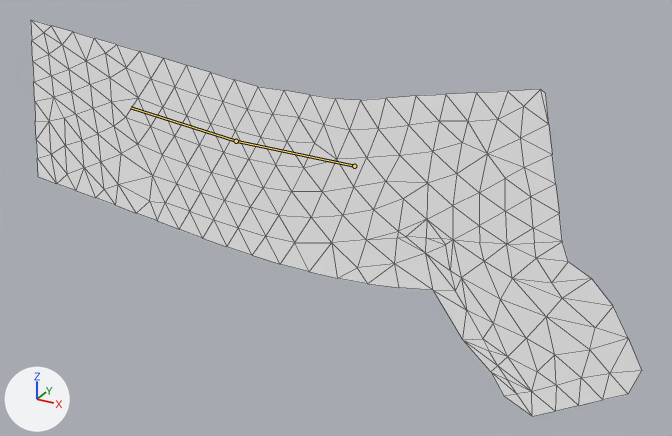
The glTF model AssetsSource/character/DollSkeleton.glb: old version first, new version second.
Rendered twice from a 50 mm lens placed at (0.8, -3.14, 4.84), pointed at (-0.96, 0.08, 3.23). Lighting does not change. The marker at lower left points along +X, +Y and +Z. Both versions are drawn at frame 32 of the action 'Shove'; the numbers are the values there. The bones that change are drawn over the model as lines. Mesh edges are drawn as thin lines.

In view in the first picture: 'penisEquine.png'.
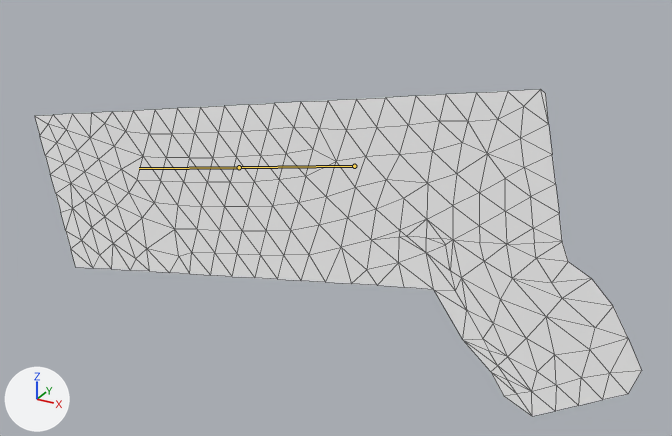
Changed parts and their boxes [x1, y1, x2, y2] in the pictures (672 x 436 px):
'penisEquine.png', posed (17% shorter)
    before: [31, 20, 642, 416]
    after: [35, 89, 642, 416]
bone 'Penis2', root to tip
    before: (354, 166) to (236, 141)
    after: (354, 166) to (239, 167)
bone 'Penis3', root to tip
    before: (236, 141) to (130, 107)
    after: (239, 167) to (139, 168)

The change, as a list of edits to the scene's bpy script:
```text
Change bone_penis2:
    where bone_penis2 = bpy.data.objects['Doll3D'].pose.bones['Penis2']  # child of 'Penis'
    bone_penis2.rotation_quaternion: (0.995, 0.0, 0.0, 0.104) -> (1.0, 0.0, 0.0, 0.0)  # degrees (0, 0, 12) -> degrees (0, 0, 0)
Change bone_penis3:
    where bone_penis3 = bpy.data.objects['Doll3D'].pose.bones['Penis3']  # child of 'Penis2'
    bone_penis3.rotation_quaternion: (0.999, 0.0, 0.0, 0.047) -> (1.0, 0.0, 0.0, 0.0)  # degrees (0, 0, 5) -> degrees (0, 0, 0)
```
